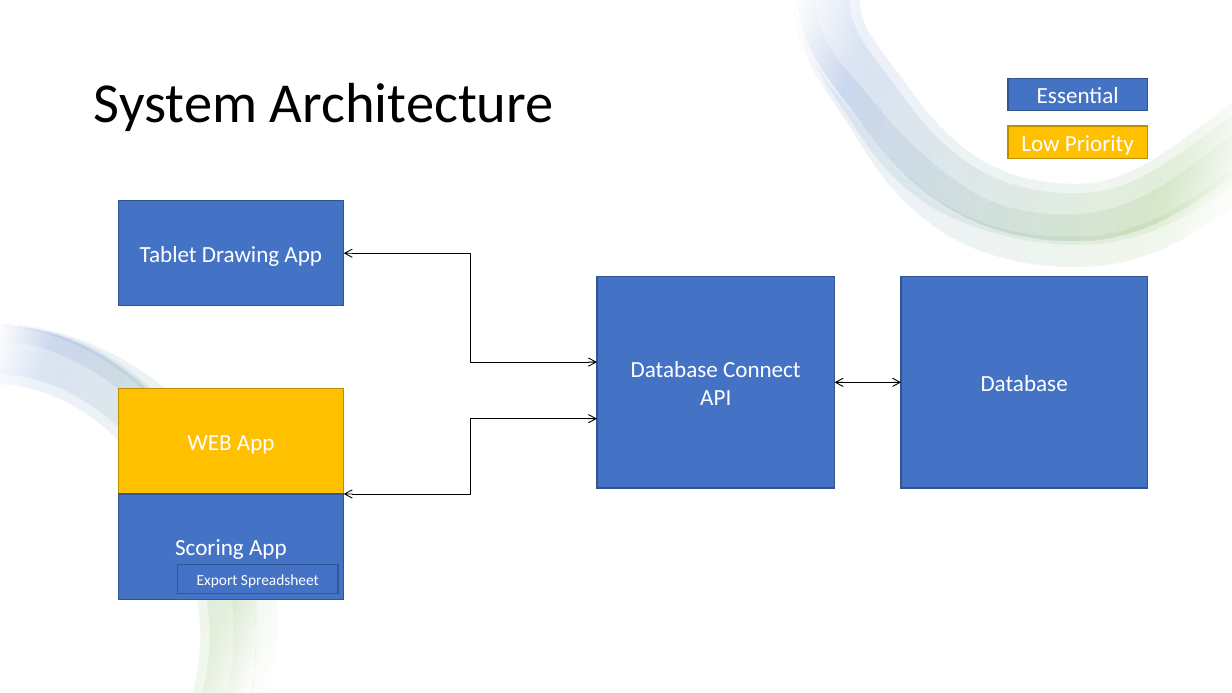
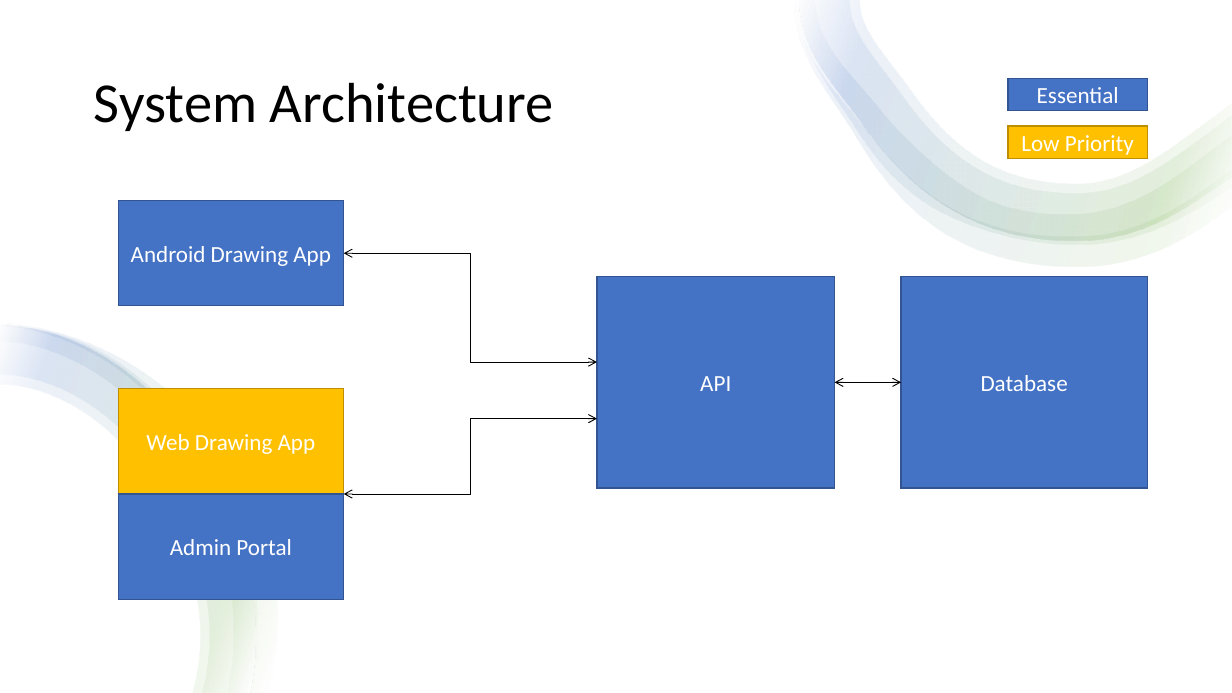
Before and after one commit to jgalminas/nma, a slide deck: slide 7 of Project Docs/National Marine Aquarium.pptx. Drawn at 1232x693 pixels with LibreOffice and Linux fonts; fonts in the diff are those of the drawing. Boxes give left, top, right and bottom in pixels: in the first picture for what was removed or moved away, otherwise in the second. Text is boxed around its words. In the diff, an @@ line names an element or a change of style, - is before the commit and + after.

```diff
--- a/Project Docs/National Marine Aquarium.pptx
+++ b/Project Docs/National Marine Aquarium.pptx
@@ text in rectangle at [131, 246, 331, 266]: text changed @@
-Tablet Drawing App
+Android Drawing App
@@ text in rectangle at [631, 361, 801, 377]: paragraph removed @@
-Database Connect
@@ text in rectangle at [146, 434, 316, 454]: text changed @@
-WEB App
+Web Drawing App
@@ text in rectangle at [170, 539, 291, 555]: text changed @@
-Scoring App
+Admin Portal
@@ rectangle removed at [177, 565, 338, 593] @@
-Export Spreadsheet
```
Also in this commit, not shown: 8 other slides changed.
